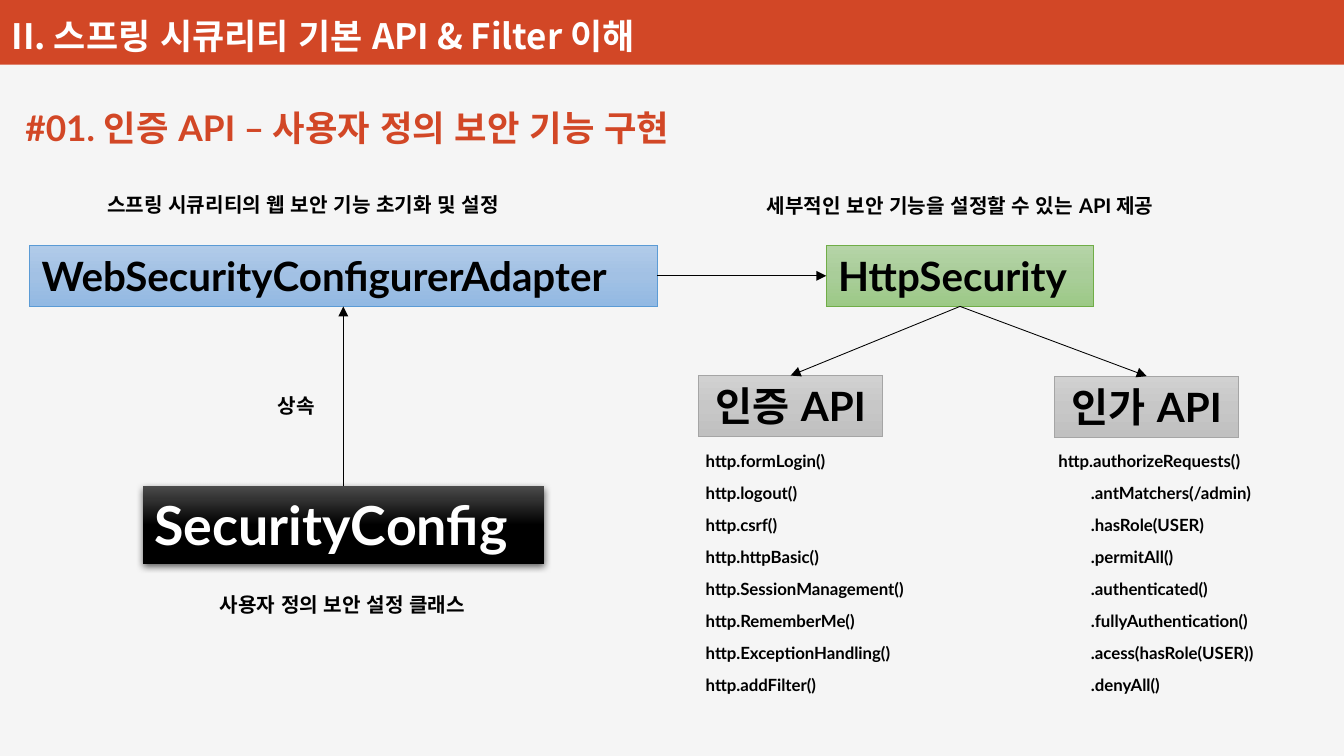
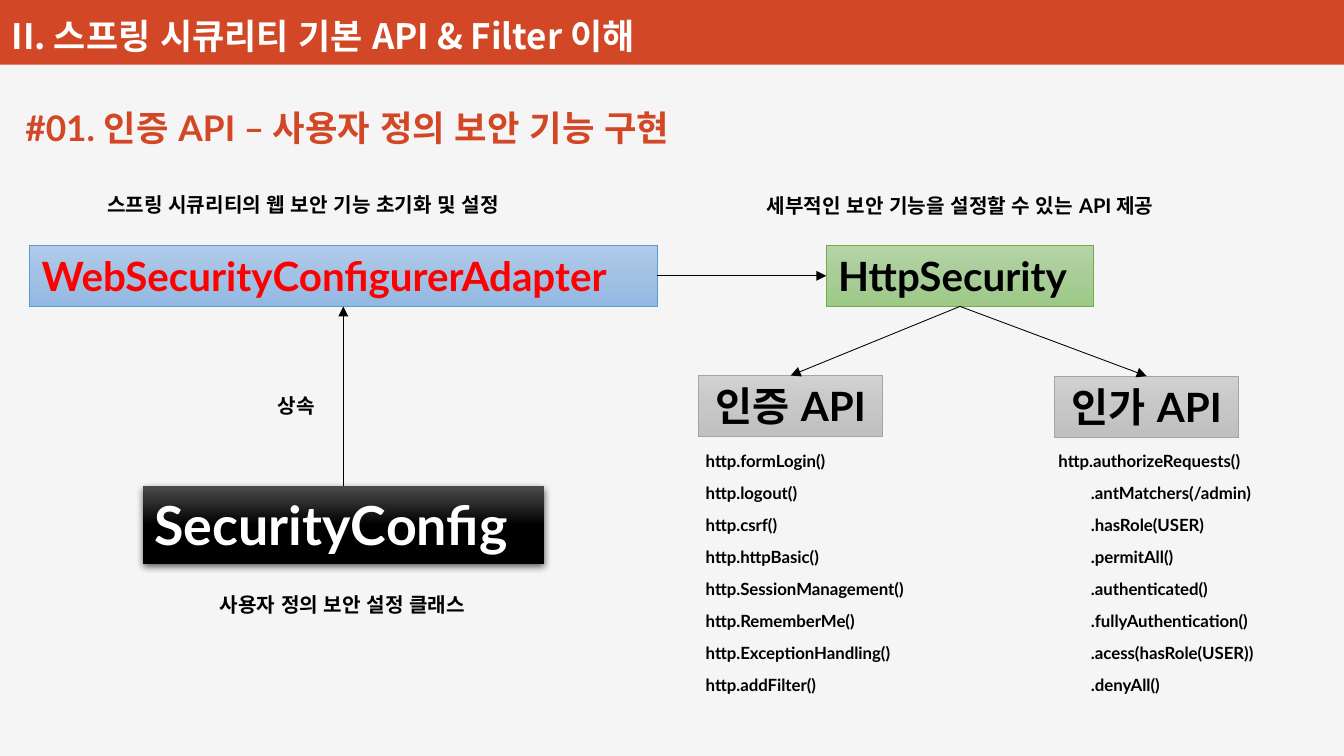
Before and after one commit to plitche/Inflearn_Spring_Security, a slide deck: slide 9 of Document/강의안.pptx. Drawn at 1344x756 pixels with LibreOffice and Linux fonts; fonts in the diff are those of the drawing. Boxes give left, top, right and bottom in pixels: in the first picture for what was removed or moved away, otherwise in the second. Text is boxed around its words. In the diff, an @@ line names an element or a change of style, - is before the commit and + after.

```diff
--- a/Document/강의안.pptx
+++ b/Document/강의안.pptx
@@ rectangle "WebSecurityConfigurerAdapter" at [30,246,658,306]: text colour #000000 to #FF0000 @@
```
Also in this commit, not shown: 4 other files.
